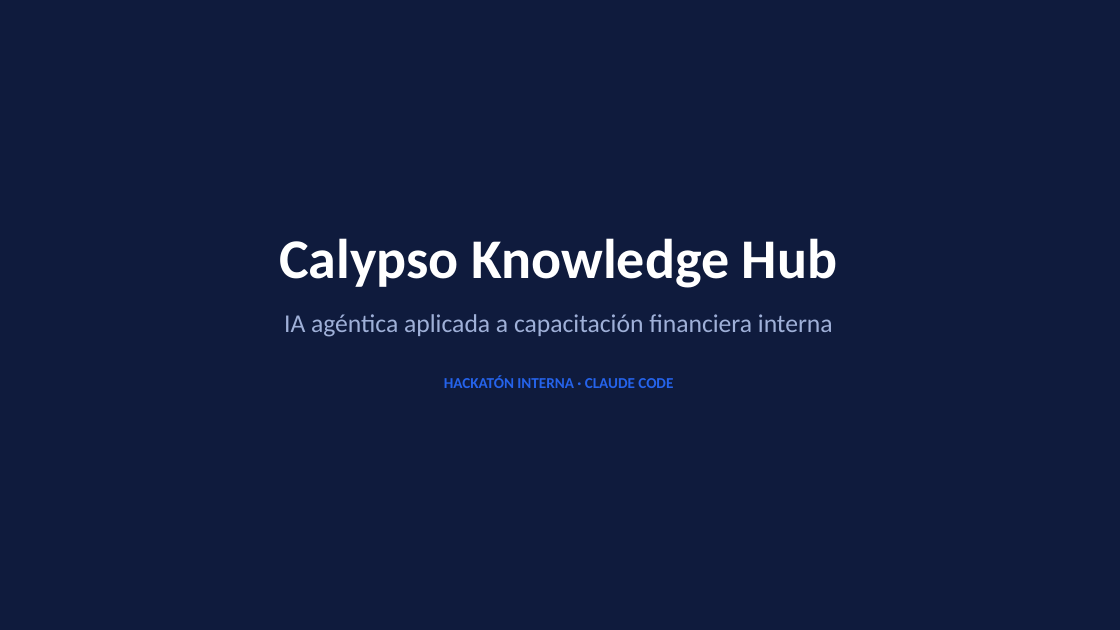
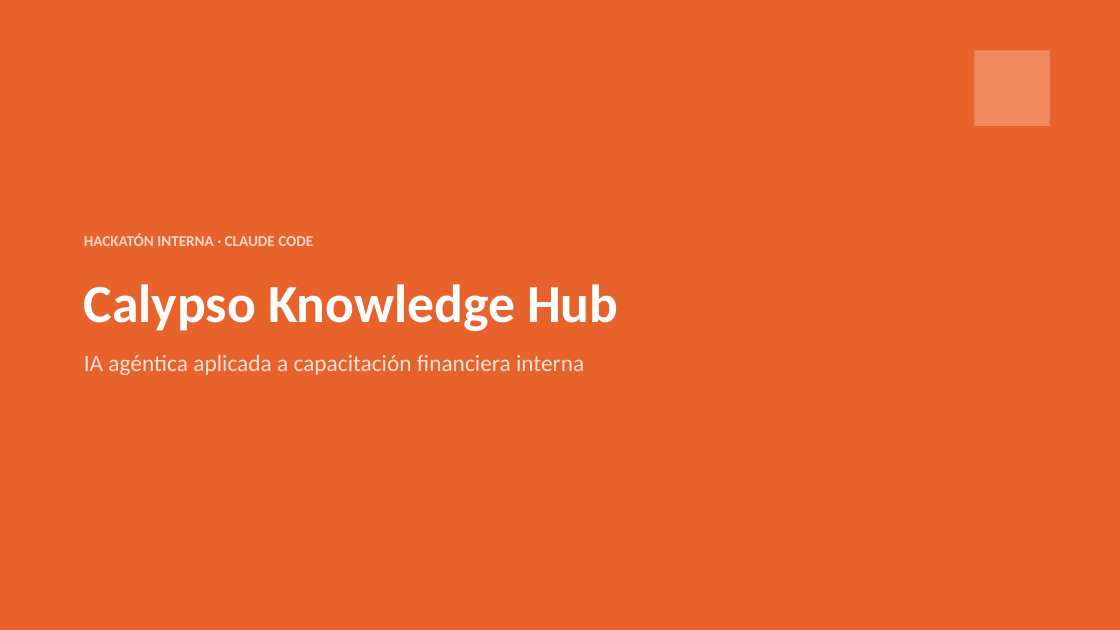
Before and after one commit to gabrielalonso-pr/calypso-knowledge-hub, a slide deck: slide 1 of presentation/calypso-knowledge-hub.pptx. Drawn at 1120x630 pixels with LibreOffice and Linux fonts; fonts in the diff are those of the drawing. Boxes give left, top, right and bottom in pixels: in the first picture for what was removed or moved away, otherwise in the second. Text is boxed around its words. In the diff, an @@ line names an element or a change of style, - is before the commit and + after.

```diff
--- a/presentation/calypso-knowledge-hub.pptx
+++ b/presentation/calypso-knowledge-hub.pptx
@@ rectangle at [0, 0, 1120, 630]: fill #0F1B3D to #E8622C @@
@@ rectangle added at [975, 50, 1050, 126], fill #F08A5E @@
@@ text "HACKATÓN INTERNA · CLAUDE CODE": place and size @@
-text "HACKATÓN INTERNA · CLAUDE CODE" at [444, 375, 673, 388]
+text "HACKATÓN INTERNA · CLAUDE CODE" at [84, 233, 313, 246]
@@ text "HACKATÓN INTERNA · CLAUDE CODE" at [84, 233, 313, 246]: text colour #2563EB to #FBD9C7; alignment centre to left @@
@@ text "Calypso Knowledge Hub": place and size @@
-text "Calypso Knowledge Hub" at [279, 238, 837, 288]
+text "Calypso Knowledge Hub" at [84, 284, 618, 331]
@@ text "Calypso Knowledge Hub" at [84, 284, 618, 331]: size 48 to 46 pt; alignment centre to left @@
@@ text "IA agéntica aplicada a capacitación ...": place and size @@
-text "IA agéntica aplicada a capacitación ..." at [284, 314, 833, 337]
+text "IA agéntica aplicada a capacitación ..." at [84, 355, 584, 375]
@@ text "IA agéntica aplicada a capacitación ..." at [84, 355, 584, 375]: size 22 to 20 pt, text colour #9FB0D8 to #FCE3D6; alignment centre to left @@
```
Also in this commit, not shown: 11 other slides changed, 1 other file.
